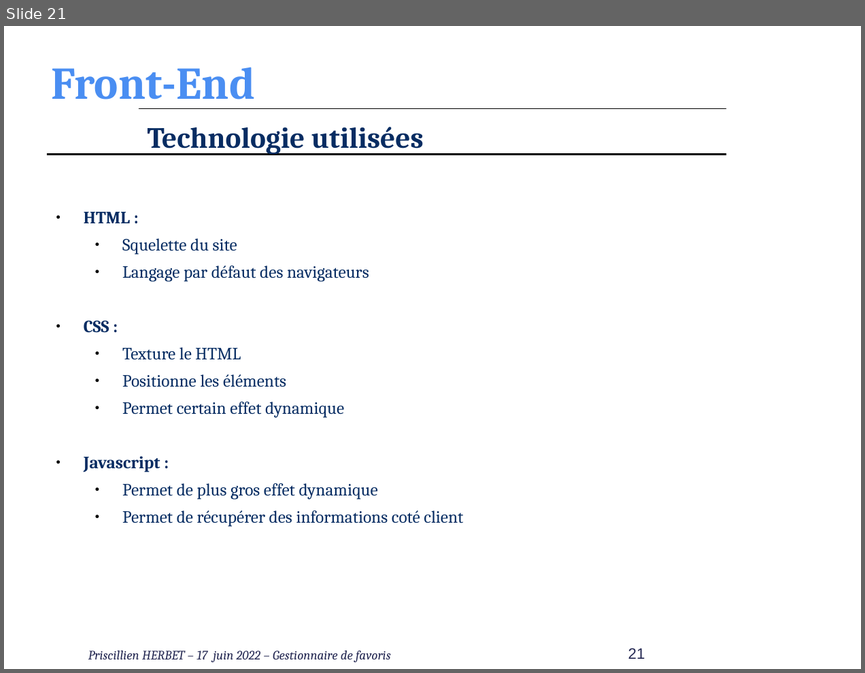
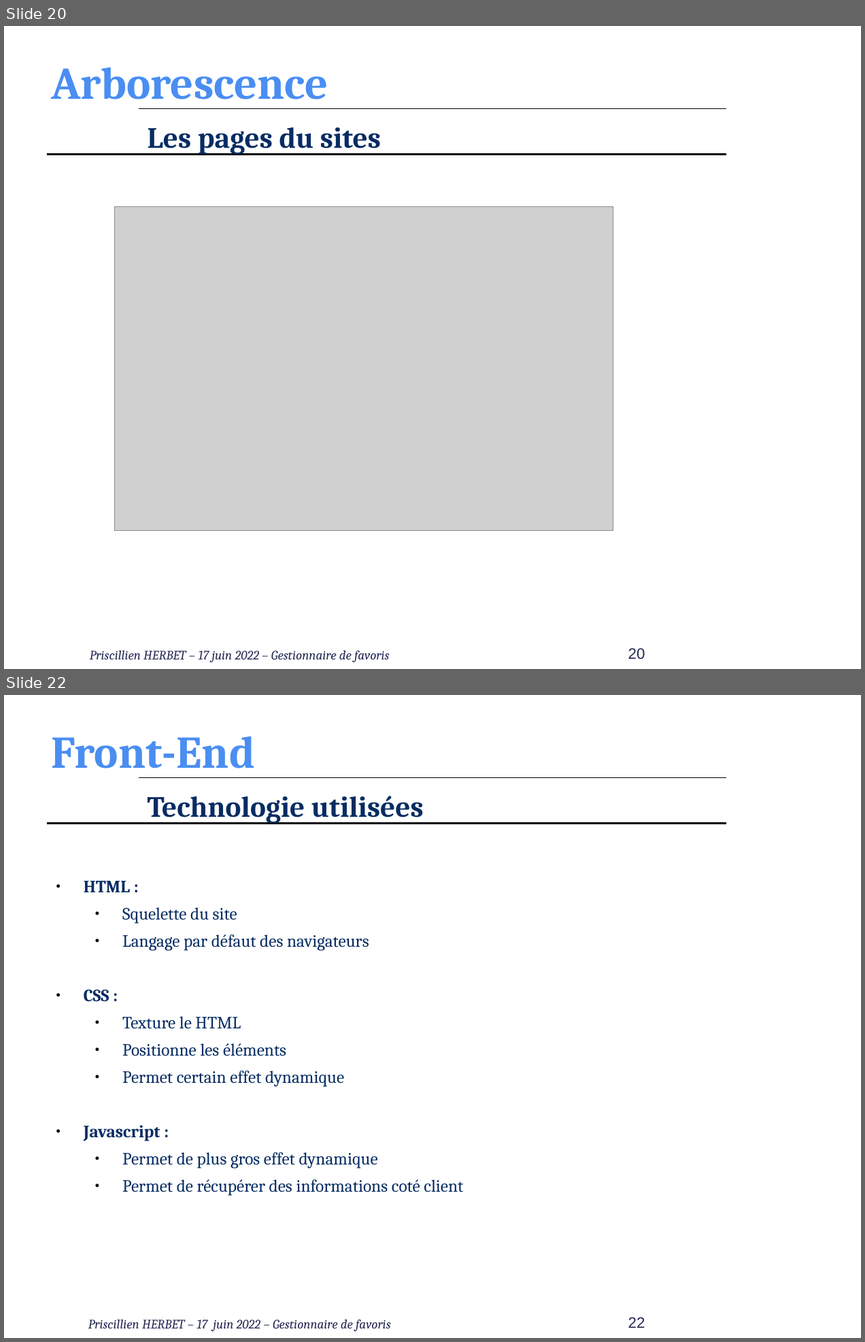
Before and after one commit to PHerbet/Realisation_fil_rouge, a slide deck: Realisation_4_Conception-MCD-MLD-SQL/presentation_oral_Priscillien_Herbet.pptx. Shown one above the other, each under a label of ours: slide 21 before the commit, slides 20 and 22 after it; the slides between them are not shown. The pictures are 865x673 and 865x1342 pixels, drawn with LibreOffice and Linux fonts; fonts in the diff are those of the drawing; grey boxes stand for pictures; background and template pictures are left out. Boxes give left, top, right and bottom in pixels: in the first picture for what was removed or moved away, otherwise in the second. Text is boxed around its words. In the diff, an @@ line names an element or a change of style, - is before the commit and + after.

```diff
--- a/Realisation_4_Conception-MCD-MLD-SQL/presentation_oral_Priscillien_Herbet.pptx
+++ b/Realisation_4_Conception-MCD-MLD-SQL/presentation_oral_Priscillien_Herbet.pptx
@@ slide 20 added at [4, 26, 861, 669], background #FFFFFF; not listed: 2 template elements that a slide beside it also shows @@
@@ title added at [51, 67, 328, 109], 42 pt, text #4A8EF2, bold @@
+Arborescence
@@ text added at [147, 127, 381, 155], 27.2 pt, text #072C62, bold @@
+Les pages du sites
@@ picture added at [114, 206, 613, 531] @@
@@ text added at [90, 650, 389, 662], 12 pt, text #242852, italic @@
+Priscillien HERBET – 17 juin 2022 – Gestionnaire de favoris
@@ page number added at [628, 648, 645, 658], 14 pt, text #242852 @@
+20
@@ what was slide 21 is now slide 22 @@
@@ page number at [628, 1317, 645, 1327]: text changed @@
-21
+22
```
Also in this commit, not shown: 10 slides changed, 22 other files.
